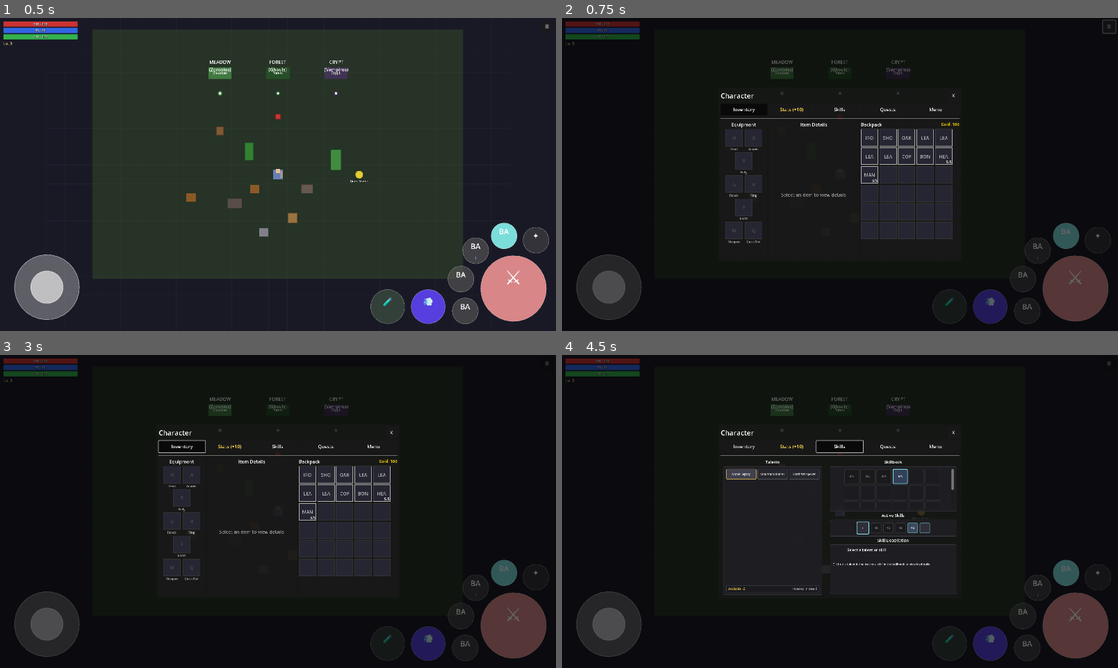
Above: before the commit, frames 1-4 (two rows, left to right).
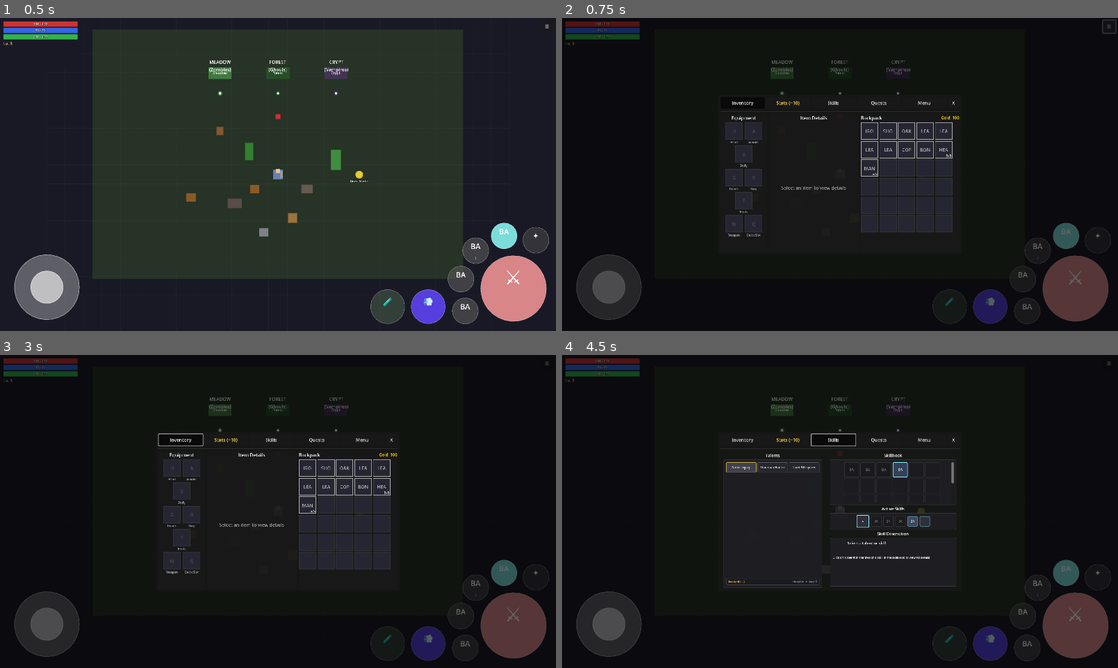
Above: after the commit, the same moments.

Repository: MatousHruska/MobileTestia
Game: Godot game, scene res://scenes/world/test_zone.tscn
Same seed, same stepped clock (60 frames per second), same inputs: the game is played once before the commit and once after it.
Inputs:
- Up to frame 1 (0.5 s): no input
- Up to frame 2 (0.75 s): click "☰" at 0.5 s
- Up to frame 3 (3 s): click "X" at 1.25 s; click "☰" at 2 s; click "Inventory" at 2.75 s
- Up to frame 4 (4.5 s): click "Stats (+10)" at 3.5 s; click "Skills" at 4.25 s

Frame 1 is identical in both runs. In frame 2, 3.1% of the frame differs, in the area x 28-72%, y 23-73%; in frame 3, 3.2%; in frame 4, 2.4%.

Commit message:
Remove character menu header to save vertical space
- Remove "Character" title header from menu
- Move CloseButton from Header to TabBar (after Menu tab)
- Reduce panel height from 600 to 550 pixels
- Update design height constant for responsive sizing

Diff:
--- a/scenes/ui/menu/character_menu.tscn
+++ b/scenes/ui/menu/character_menu.tscn
@@ -21,9 +21,9 @@
 anchor_right = 0.5
 anchor_bottom = 0.5
 offset_left = -420.0
-offset_top = -300.0
+offset_top = -275.0
 offset_right = 420.0
-offset_bottom = 300.0
+offset_bottom = 275.0
 grow_horizontal = 2
 grow_vertical = 2
 
@@ -40,21 +40,6 @@
 grow_vertical = 2
 theme_override_constants/separation = 8
 
-[node name="Header" type="HBoxContainer" parent="MenuPanel/VBox"]
-layout_mode = 2
-theme_override_constants/separation = 8
-
-[node name="Title" type="Label" parent="MenuPanel/VBox/Header"]
-layout_mode = 2
-size_flags_horizontal = 3
-theme_override_font_sizes/font_size = 24
-text = "Character"
-
-[node name="CloseButton" type="Button" parent="MenuPanel/VBox/Header"]
-custom_minimum_size = Vector2(40, 40)
-layout_mode = 2
-text = "X"
-
 [node name="TabBar" type="HBoxContainer" parent="MenuPanel/VBox"]
 layout_mode = 2
 theme_override_constants/separation = 4
@@ -95,6 +80,11 @@
 toggle_mode = true
 text = "Menu"
 
+[node name="CloseButton" type="Button" parent="MenuPanel/VBox/TabBar"]
+custom_minimum_size = Vector2(40, 40)
+layout_mode = 2
+text = "X"
+
 [node name="HSeparator" type="HSeparator" parent="MenuPanel/VBox"]
 layout_mode = 2
 
--- a/scripts/ui/menu/character_menu.gd
+++ b/scripts/ui/menu/character_menu.gd
@@ -12,7 +12,7 @@
 @onready var panel_container: Control = $MenuPanel
 @onready var tab_bar: HBoxContainer = $MenuPanel/VBox/TabBar
 @onready var content_area: Control = $MenuPanel/VBox/ContentArea
-@onready var close_button: Button = $MenuPanel/VBox/Header/CloseButton
+@onready var close_button: Button = $MenuPanel/VBox/TabBar/CloseButton
 
 ## Tab buttons
 @onready var stats_tab: Button = $MenuPanel/VBox/TabBar/StatsTab
@@ -61,9 +61,9 @@
 ## Skills panel instance (created dynamically)
 var _skills_panel_instance: SkillsPanel = null
 
-## Design size for responsive scaling (840x600 from .tscn)
+## Design size for responsive scaling (840x550 from .tscn)
 const DESIGN_WIDTH := 840.0
-const DESIGN_HEIGHT := 600.0
+const DESIGN_HEIGHT := 550.0
 
 
 func _ready() -> void:
